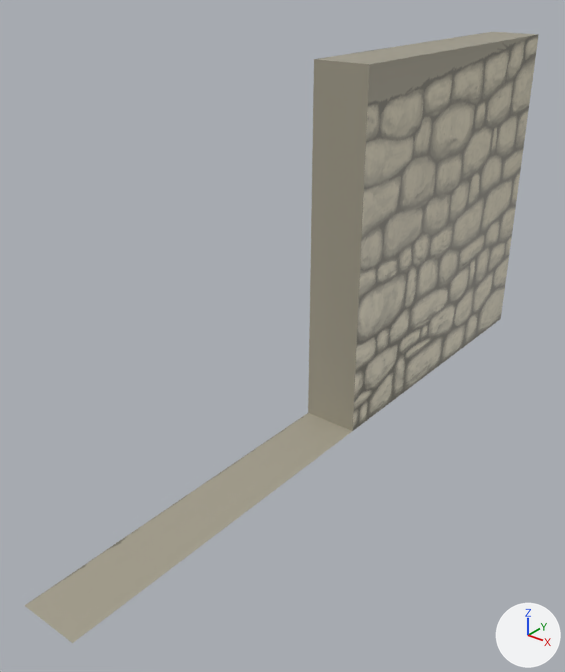
A saved change to the FBX model Babel/Assets/Environment/Wall/Model/wallHalf.fbx.
The view is the same before and after, from a camera (50 mm lens) standing at (4.49, -0.69, 4.93) and looking at (-0.22, 5.2, 1.28). Arrows for +X, +Y and +Z are at lower right; the lights stay in place. Where no turn or scale is listed for an object, it has been applied to the vertices.

The first picture shows 'wall'.
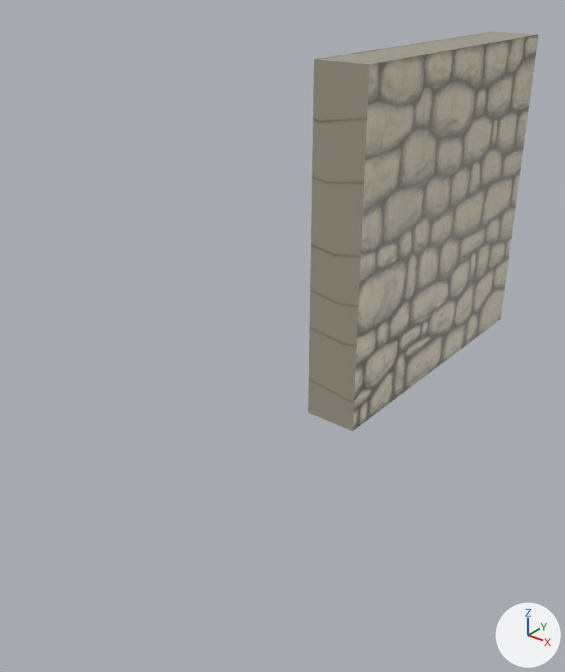
What differs and where, as boxes [x1, y1, x2, y2] in the pictures (565 x 672 px):
'wall', reshaped (55% narrower, 35% shorter)
    before: [25, 32, 539, 643]
    after: [308, 32, 539, 431]
part 1 of me_mesh, deleted
    before: [25, 413, 352, 643]
part 2 of me_mesh, surface changed
    both: [308, 64, 370, 431]

Patch to the scene script:
```diff
--- a/Babel/Assets/Environment/Wall/Model/wallHalf.fbx.py
+++ b/Babel/Assets/Environment/Wall/Model/wallHalf.fbx.py
@@ me_mesh @@
 # used by ob_wall; location = (0.0, 5.83, 2.0)
 # verts and faces of me_mesh; kept vertices keep their numbers, new ones are numbered from 10
 # before: 0 (0.32, -3.99, -2.02) at pixel (72, 643), 1 (-0.32, -3.99, -2.02) at pixel (24, 605), 7 (0.32, 0.0, -2.02) at pixel (352, 431), 8 (-0.32, 0.0, -2.02) at pixel (308, 412)
-me_mesh.from_pydata(...)  # 10 vertices, 7 faces; spans x -0.32..0.32, y -3.99..3.99, z -2.02..2.02
+me_mesh.from_pydata(...)  # 8 vertices, 6 faces; spans x -0.32..0.32, y 0.0..3.99, z -2.02..2.02
+# me_mesh part 1
+delete_vertices([0, 1])  # with the faces that use them
+# me_mesh part 2: 1 kept faces spanning x -0.32..0.32, y 0.0, z -2.02..2.02 get new texture (UV) coordinates
 me_mesh.materials.append(mat_lambert2)
```
